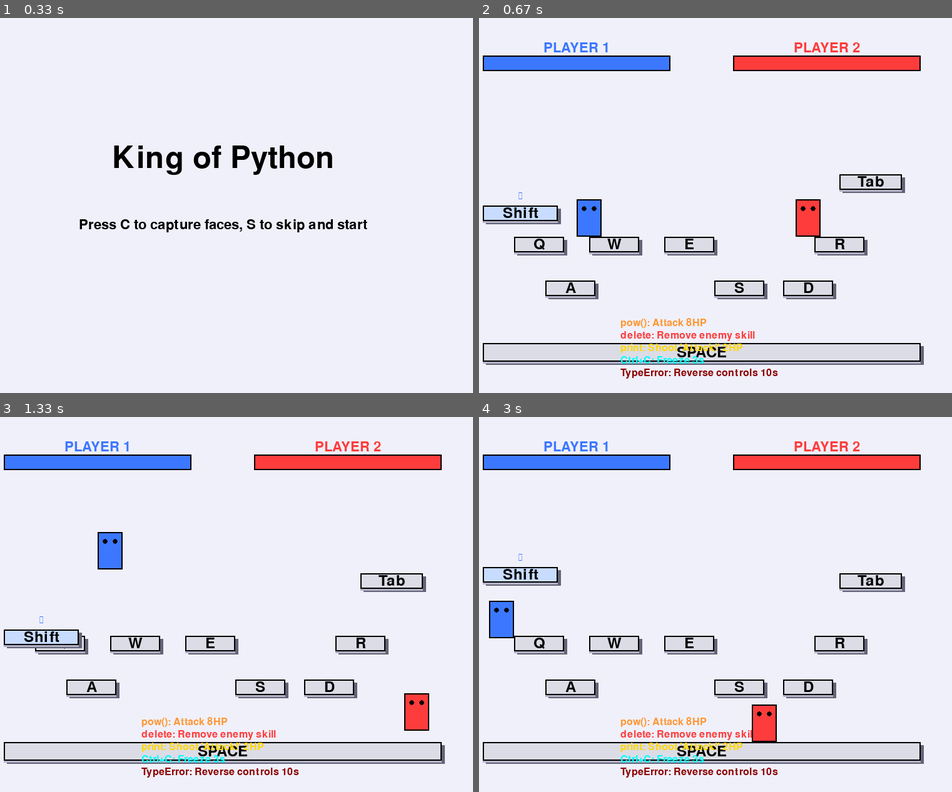
Above: before the commit, frames 1-4 (two rows, left to right).
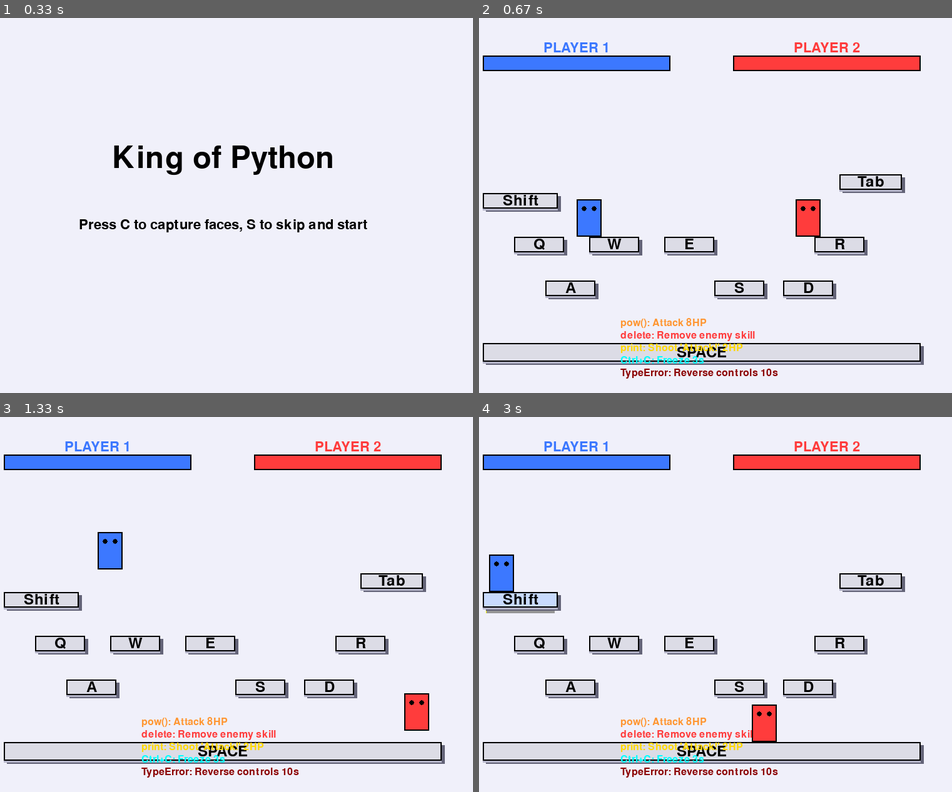
Above: after the commit, the same moments.

Repository: xueyu-coco/King-of-Python
Game: pygame game, started from main.py
Same seed, same stepped clock (60 frames per second), same inputs: the game is played once before the commit and once after it.
Inputs:
- Up to frame 1 (0.33 s): no input
- Up to frame 2 (0.67 s): tap S at 0.33 s
- Up to frame 3 (1.33 s): hold Right 0.67-1.13 s; hold Up from 1.17 s (still down); hold W from 1.17 s (still down)
- Up to frame 4 (3 s): release Up at 1.47 s; release W at 1.47 s; hold Right 1.5-1.97 s; hold D 1.5-1.97 s; hold Left 2-2.53 s; hold A 2-2.53 s; hold Left 2.57-2.97 s; hold A 2.57-2.97 s

Frame 1 is identical in both runs. In frame 2, 1.0% of the frame differs, in the area x 0-18%, y 46-55%; in frame 3, 1.2%; in frame 4, 2.4%, in the area x 0-18%, y 36-59%.

Commit message:
Add breakable platform feature: Shift key platform breaks after 3s and respawns

Diff:
--- a/entities/platform.py
+++ b/entities/platform.py
@@ -3,7 +3,7 @@
 
 class KeyPlatform:
     """键盘按键平台类"""
-    def __init__(self, x, y, width, height, label, is_dynamic=False):
+    def __init__(self, x, y, width, height, label, is_dynamic=False, is_breakable=False):
         self.x = x
         self.y = y
         self.base_y = y  # 用于动态平台
@@ -15,9 +15,19 @@
         self.move_speed = 1
         self.move_range = 60  # 移动范围
 
-    def update(self):
-        """更新动态平台位置"""
-        if self.is_dynamic:
+        # 可断裂平台相关
+        self.is_breakable = is_breakable
+        self.is_broken = False
+        self.break_timer = 0  # 站在上面的计时
+        self.break_threshold = 180  # 3秒 = 180帧
+        self.respawn_timer = 0  # 重生计时
+        self.respawn_time = 60  # 1秒 = 60帧
+        self.player_on_platform = False
+
+    def update(self, players=None):
+        """更新动态平台位置和断裂状态"""
+        # 动态移动
+        if self.is_dynamic and not self.is_broken:
             self.y += self.move_speed * self.move_direction
 
             # 到达边界时反转方向
@@ -26,8 +36,50 @@
             elif self.y >= self.base_y + self.move_range:
                 self.move_direction = -1
 
+        # 断裂机制
+        if self.is_breakable:
+            if self.is_broken:
+                # 重生倒计时
+                self.respawn_timer += 1
+                if self.respawn_timer >= self.respawn_time:
+                    self.is_broken = False
+                    self.break_timer = 0
+                    self.respawn_timer = 0
+            else:
+                # 检测是否有玩家站在上面
+                self.player_on_platform = False
+                if players:
+                    for player in players:
+                        if self.check_player_standing(player):
+                            self.player_on_platform = True
+                            self.break_timer += 1
+                            break
+
+                # 如果没有玩家，重置计时
+                if not self.player_on_platform:
+                    self.break_timer = max(0, self.break_timer - 2)  # 慢慢恢复
+
+                # 检查是否达到断裂条件
+                if self.break_timer >= self.break_threshold:
+                    self.is_broken = True
+                    self.break_timer = 0
+
+    def check_player_standing(self, player):
+        """检查玩家是否站在平台上"""
+        # 玩家底部在平台顶部附近
+        return (player.x < self.x + self.width and
+                player.x + player.width > self.x and
+                player.y + player.height >= self.y and
+                player.y + player.height <= self.y + 10 and
+                player.on_ground)
+
     def draw(self, screen):
         """绘制3D键帽效果"""
+        # 如果已断裂，绘制碎片效果
+        if self.is_broken:
+            self._draw_broken_pieces(screen)
+            return
+
         # 绘制按键阴影（底部）
         shadow_offset = 5
         pygame.draw.rect(screen, KEY_SHADOW,
@@ -47,8 +99,22 @@
         else:
             key_color = KEY_COLOR
 
+        # 如果是可断裂的，根据破损程度改变颜色
+        if self.is_breakable:
+            damage_ratio = self.break_timer / self.break_threshold
+            if damage_ratio > 0:
+                # 颜色从浅蓝逐渐变暗变红
+                r = int(200 + damage_ratio * 55)
+                g = int(220 - damage_ratio * 100)
+                b = int(255 - damage_ratio * 155)
+                key_color = (r, g, b)
+
         pygame.draw.rect(screen, key_color,
                         (self.x, self.y, self.width, self.height))
+
+        # 绘制裂痕效果
+        if self.is_breakable and self.break_timer > 0:
+            self._draw_cracks(screen)
 
         # 绘制按键边框
         pygame.draw.rect(screen, BLACK,
@@ -63,10 +129,109 @@
 
         # 动态平台额外标识
         if self.is_dynamic:
-            # 绘制小箭头指示移动
-            arrow = "↕" if self.move_direction == 1 else "↕"
+            arrow = "↕"
             arrow_text = font_tiny.render(arrow, True, BLUE)
             arrow_rect = arrow_text.get_rect(
                 center=(self.x + self.width//2, self.y - 15)
             )
             screen.blit(arrow_text, arrow_rect)
+
+        # 可断裂平台警告
+        if self.is_breakable and self.player_on_platform:
+            # 显示破损进度条
+            bar_width = self.width - 10
+            bar_height = 4
+            bar_x = self.x + 5
+            bar_y = self.y + self.height + 5
+
+            # 背景
+            pygame.draw.rect(screen, GRAY, (bar_x, bar_y, bar_width, bar_height))
+            # 进度
+            progress_width = int(bar_width * (self.break_timer / self.break_threshold))
+            progress_color = (255, int(255 * (1 - self.break_timer / self.break_threshold)), 0)
+            pygame.draw.rect(screen, progress_color, (bar_x, bar_y, progress_width, bar_height))
+
+            # 警告图标
+            if self.break_timer > self.break_threshold * 0.5:
+                warning_text = font_tiny.render("⚠", True, (255, 0, 0))
+                warning_rect = warning_text.get_rect(
+                    center=(self.x + self.width//2, self.y - 25)
+                )
+                if pygame.time.get_ticks() % 500 < 250:  # 闪烁
+                    screen.blit(warning_text, warning_rect)
+
+    def _draw_cracks(self, screen):
+        """绘制裂痕"""
+        damage_ratio = self.break_timer / self.break_threshold
+        crack_color = (80, 80, 80)
+
+        # 根据损坏程度绘制不同数量的裂痕
+        if damage_ratio > 0.2:
+            # 第一道裂痕 - 左上到右下
+            start_x = self.x + 10
+            start_y = self.y + 5
+            end_x = self.x + self.width - 10
+            end_y = self.y + self.height - 5
+            pygame.draw.line(screen, crack_color, (start_x, start_y), (end_x, end_y), 2)
+
+        if damage_ratio > 0.4:
+            # 第二道裂痕 - 右上到左下
+            start_x = self.x + self.width - 10
+            start_y = self.y + 5
+            end_x = self.x + 10
+            end_y = self.y + self.height - 5
+            pygame.draw.line(screen, crack_color, (start_x, start_y), (end_x, end_y), 2)
+
+        if damage_ratio > 0.6:
+            # 第三道裂痕 - 横向
+            mid_y = self.y + self.height // 2
+            pygame.draw.line(screen, crack_color,
+                           (self.x + 5, mid_y),
+                           (self.x + self.width - 5, mid_y), 2)
+
+        if damage_ratio > 0.8:
+            # 第四道裂痕 - 纵向
+            mid_x = self.x + self.width // 2
+            pygame.draw.line(screen, crack_color,
+                           (mid_x, self.y + 5),
+                           (mid_x, self.y + self.height - 5), 2)
+
+    def _draw_broken_pieces(self, screen):
+        """绘制断裂后的碎片效果"""
+        # 碎片逐渐消失的透明度
+        alpha = max(0, 255 - int(255 * (self.respawn_timer / self.respawn_time)))
+
+        if alpha > 0:
+            # 创建半透明表面
+            piece_surface = pygame.Surface((self.width, self.height))
+            piece_surface.set_alpha(alpha)
+
+            # 绘制几个分散的碎片
+            piece_color = (150, 150, 180)
+            piece_width = self.width // 3
+            piece_height = self.height // 2
+
+            # 左碎片（下落）
+            offset_y = int(self.respawn_timer * 2)
+            pygame.draw.rect(piece_surface, piece_color,
+                           (0, offset_y, piece_width, piece_height))
+
+            # 中碎片（下落更快）
+            offset_y2 = int(self.respawn_timer * 3)
+            pygame.draw.rect(piece_surface, piece_color,
+                           (piece_width, offset_y2, piece_width, piece_height))
+
+            # 右碎片（下落）
+            offset_y3 = int(self.respawn_timer * 2.5)
+            pygame.draw.rect(piece_surface, piece_color,
+                           (piece_width * 2, offset_y3, piece_width, piece_height))
+
+            screen.blit(piece_surface, (self.x, self.y))
+
+        # 显示重生倒计时
+        if self.respawn_timer > 0:
+            respawn_text = font_tiny.render("Respawning...", True, GRAY)
+            text_rect = respawn_text.get_rect(
+                center=(self.x + self.width//2, self.y + self.height//2)
+            )
+            screen.blit(respawn_text, text_rect)
--- a/main.py
+++ b/main.py
@@ -148,8 +148,8 @@
     platforms.append(KeyPlatform(420, 420, 80, 25, "S"))
     platforms.append(KeyPlatform(530, 420, 80, 25, "D"))
 
-    # Shift键 - 动态升降平台（左侧）
-    platforms.append(KeyPlatform(50, 280, 120, 25, "Shift", is_dynamic=True))
+    # Shift键 - 可断裂平台（左侧）
+    platforms.append(KeyPlatform(50, 280, 120, 25, "Shift", is_dynamic=False, is_breakable=True))
 
     # Tab键 - 高层平台
     platforms.append(KeyPlatform(620, 250, 100, 25, "Tab"))
@@ -255,11 +255,12 @@
 
             # 更新动态平台
             for platform in platforms:
-                platform.update()
-
-            # 更新玩家
-            player1.update(keys, platforms)
-            player2.update(keys, platforms)
+                platform.update(players=[player1, player2])
+
+            # 更新玩家（只使用未断裂的平台）
+            active_platforms = [p for p in platforms if not p.is_broken]
+            player1.update(keys, active_platforms)
+            player2.update(keys, active_platforms)
 
             check_player_collision(player1, player2)
 
